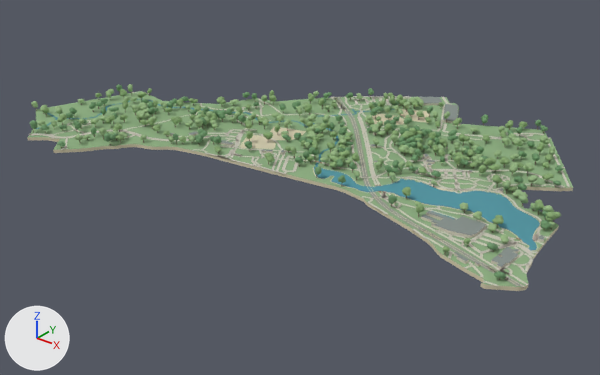
What one commit did to the Blender file assets/park/waterloo-park.blend.
One viewpoint serves both versions: a 50 mm camera at (32.7, -46.4, 23.7) aimed at (-2.0, -3.1, -3.2). The axes (+X, +Y, +Z) are drawn at lower left. The lights are the same throughout. The picture after the commit comes second.

Names of what the first picture shows: 'bark', 'building', 'lawn', 'leaf0', 'leaf1', 'leaf2', 'path', 'rail', 'roof', 'sand', 'water'.
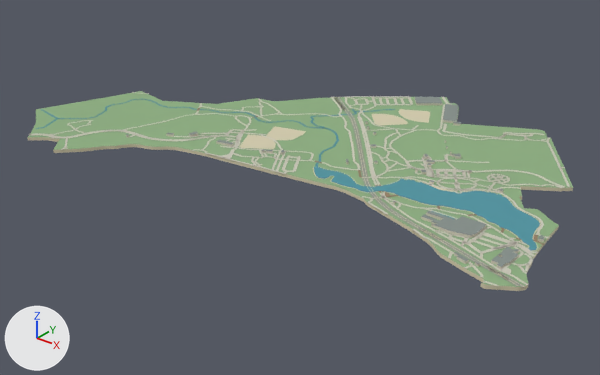
Where the change shows, as pixel boxes (x1, y1, x2, y2) in the pictures (600 x 375 px):
```json
{"object": "leaf1", "change": "deleted", "before": [42, 88, 561, 252]}
{"object": "leaf2", "change": "deleted", "before": [31, 84, 555, 243]}
{"object": "leaf0", "change": "deleted", "before": [30, 84, 563, 279]}
{"object": "bark", "change": "deleted", "before": [33, 91, 560, 280]}
```

The change, as JSON lines over the scene's bpy script:
```json
{"op": "remove", "block": "ob_bark", "code": ["ob_bark = bpy.data.objects.new('bark', me_cone)", "ob_bark.location = (-16.64, -11.54, 0.52)"]}
{"op": "remove", "block": "ob_leaf0", "code": ["ob_leaf0 = bpy.data.objects.new('leaf0', me_icosphere)", "ob_leaf0.location = (-16.58, -11.45, 0.65)", "ob_leaf0.scale = (0.245, 0.245, 0.252)"]}
{"op": "remove", "block": "ob_leaf1", "code": ["ob_leaf1 = bpy.data.objects.new('leaf1', me_icosphere_003)", "ob_leaf1.location = (-15.51, -8.01, 0.48)", "ob_leaf1.scale = (0.241, 0.241, 0.177)"]}
{"op": "remove", "block": "ob_leaf2", "code": ["ob_leaf2 = bpy.data.objects.new('leaf2', me_icosphere_006)", "ob_leaf2.location = (-10.62, -3.44, 0.53)", "ob_leaf2.scale = (0.307, 0.307, 0.199)"]}
```
